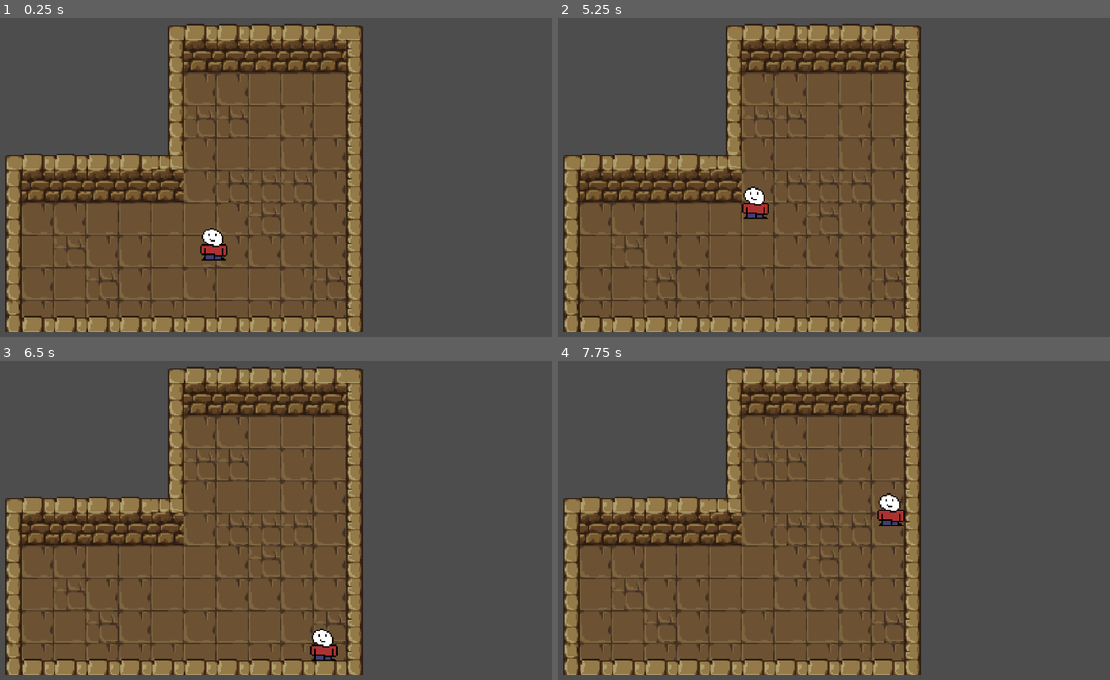
Above: before the commit, frames 1-4 (two rows, left to right).
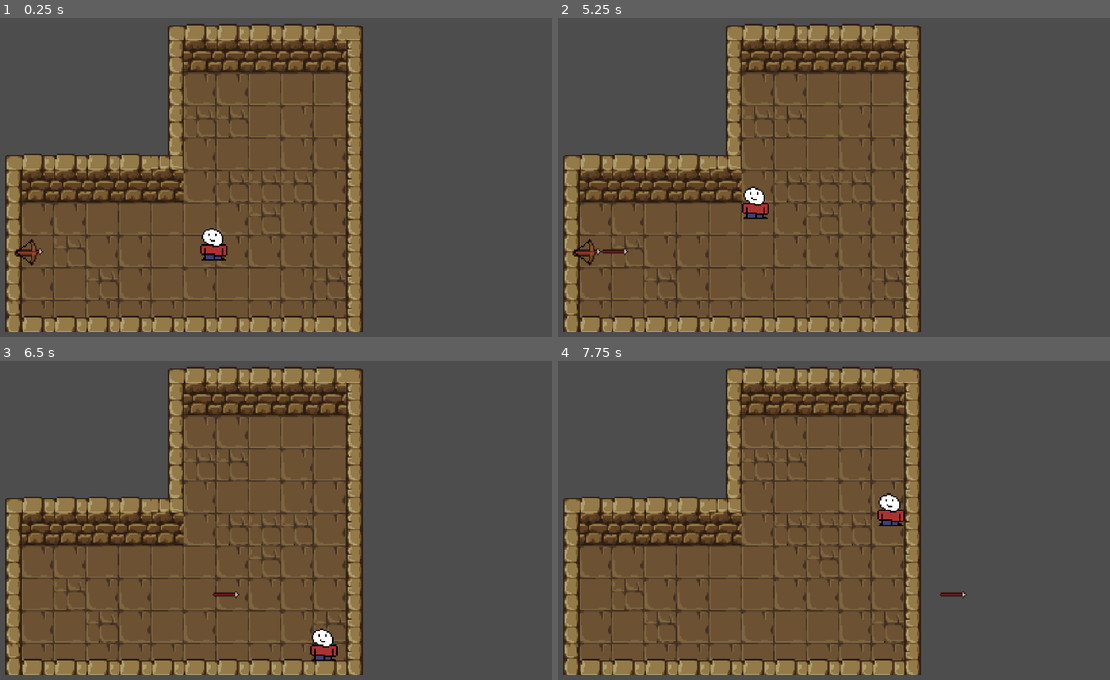
Above: after the commit, the same moments.

Repository: Spunboing/Ancient
Game: Godot game, scene res://ScenesAndScripts/test_scene.tscn
Two runs of this game, one before a commit and one after it. Both use one fixed random seed, a clock stepped at 60 frames per second and the inputs below. The project has no main scene, so this scene is started directly.
Inputs:
- Up to frame 1 (0.25 s): no input
- Up to frame 2 (5.25 s): tap Enter at 0.5, 2.75 s; hold D (move_right) 0.53-1.28 s; hold S (move_down) 1.28-2.03 s; tap Space at 2, 5 s; hold D (move_right) 2.03-2.78 s; hold W (move_up) 2.78-3.53 s; hold A (move_left) 3.53-5.03 s; hold S (move_down) from 5.03 s (still down)
- Up to frame 3 (6.5 s): release S (move_down) at 5.78 s; hold D (move_right) from 5.78 s (still down)
- Up to frame 4 (7.75 s): release D (move_right) at 6.53 s; hold W (move_up) 6.53-7.28 s; hold D (move_right) from 7.28 s (still down)

The runs differ from the first frame. In frame 1, 0.1% of the frame differs, in the area x 2-8%, y 69-78%; in frame 2, 0.2%, in the area x 2-13%, y 69-78%; in frame 3, less than 0.1%; in frame 4, less than 0.1%.

Commit message:
crossbow and gamemanager work

Diff:
--- /dev/null
+++ b/ScenesAndScripts/arrow.gd
@@ -0,0 +1,15 @@
+extends Sprite2D
+
+
+
+
+@export var speed: float
+
+func _physics_process(delta):
+	position += Vector2.RIGHT.rotated(rotation) * speed * delta
+
+
+func _on_area_2d_body_entered(body):
+	if body.is_in_group("player"):
+		print("hit player")
+		queue_free()
--- /dev/null
+++ b/ScenesAndScripts/arrow.tscn
@@ -0,0 +1,20 @@
+[gd_scene load_steps=4 format=3 uid="uid://bcbyi1b7ndno"]
+
+[ext_resource type="Texture2D" uid="uid://feuogllsna5w" path="res://Art/arrow.png" id="1_06pga"]
+[ext_resource type="Script" path="res://ScenesAndScripts/arrow.gd" id="2_xas3u"]
+
+[sub_resource type="RectangleShape2D" id="RectangleShape2D_meckl"]
+size = Vector2(15, 3)
+
+[node name="Arrow" type="Sprite2D"]
+texture = ExtResource("1_06pga")
+script = ExtResource("2_xas3u")
+speed = 100.0
+
+[node name="Area2D" type="Area2D" parent="."]
+
+[node name="CollisionShape2D" type="CollisionShape2D" parent="Area2D"]
+position = Vector2(0.5, -0.5)
+shape = SubResource("RectangleShape2D_meckl")
+
+[connection signal="body_entered" from="Area2D" to="." method="_on_area_2d_body_entered"]
--- /dev/null
+++ b/ScenesAndScripts/crossBowTestScene.tscn
@@ -0,0 +1,18 @@
+[gd_scene load_steps=3 format=3 uid="uid://b8varvqyx1vq1"]
+
+[ext_resource type="Script" path="res://ScenesAndScripts/game_manager.gd" id="1_2uhpc"]
+[ext_resource type="PackedScene" uid="uid://c66mnjkmm4kun" path="res://ScenesAndScripts/crossbow.tscn" id="2_dlpvs"]
+
+[node name="CrossBowTestScene" type="Node2D"]
+
+[node name="gameManager" type="Node2D" parent="." node_paths=PackedStringArray("phase1")]
+script = ExtResource("1_2uhpc")
+phase1 = [NodePath("../crossbow")]
+
+[node name="Timer" type="Timer" parent="gameManager"]
+wait_time = 10.0
+
+[node name="crossbow" parent="." instance=ExtResource("2_dlpvs")]
+position = Vector2(88, 54)
+
+[connection signal="timeout" from="gameManager/Timer" to="gameManager" method="_on_timer_timeout"]
--- /dev/null
+++ b/ScenesAndScripts/crossbow.gd
@@ -0,0 +1,37 @@
+extends Sprite2D
+
+@export var enabled = false
+var arrowPrefab:= preload("res://ScenesAndScripts/arrow.tscn")
+
+
+#can be unloaded, loading, loaded
+var loadState: String = "unloaded"
+var startLoadTime = 0
+
+#called by game manager to enable device/enemy
+func enable():
+	print("enabling crossbow")
+	visible = true
+	enabled = true
+	loadState = "unloaded"
+
+func disable():
+	print("disabling crossbow")
+	visible = false
+	enabled = false
+
+func _process(delta):
+	if enabled == true:
+		if loadState == "unloaded":
+			startLoadTime = Time.get_ticks_msec()
+			loadState = "loading"
+		elif loadState == "loading":
+			if Time.get_ticks_msec() - startLoadTime >= 2000:
+				loadState = "loaded"
+		elif loadState == "loaded":
+			print("fire")
+			var arrow = arrowPrefab.instantiate()
+			get_tree().current_scene.add_child(arrow)
+			arrow.global_position = global_position
+			arrow.rotation = rotation
+			loadState = "unloaded"
--- /dev/null
+++ b/ScenesAndScripts/crossbow.tscn
@@ -0,0 +1,9 @@
+[gd_scene load_steps=3 format=3 uid="uid://c66mnjkmm4kun"]
+
+[ext_resource type="Texture2D" uid="uid://b2rbcltlcuhu5" path="res://Art/crossbow_loaded.png" id="1_2sog7"]
+[ext_resource type="Script" path="res://ScenesAndScripts/crossbow.gd" id="2_b2dqe"]
+
+[node name="crossbow" type="Sprite2D"]
+visible = false
+texture = ExtResource("1_2sog7")
+script = ExtResource("2_b2dqe")
--- /dev/null
+++ b/ScenesAndScripts/game_manager.gd
@@ -0,0 +1,20 @@
+extends Node2D
+
+@onready var timer: Timer = $Timer
+
+@export var phase1: Array[Node2D]
+
+func _ready():
+	timer.start()
+
+
+
+
+func _on_timer_timeout():
+	for device in phase1:
+		if device.enabled == false:
+			device.enable()
+		elif device.enabled == true:
+			device.disable()
+		else:
+			printerr("could not determine device state")
--- a/ScenesAndScripts/test_scene.tscn
+++ b/ScenesAndScripts/test_scene.tscn
@@ -1,8 +1,10 @@
-[gd_scene load_steps=7 format=3 uid="uid://dhth6bx0re63t"]
+[gd_scene load_steps=9 format=3 uid="uid://dhth6bx0re63t"]
 
 [ext_resource type="Texture2D" uid="uid://b003uy38i83rs" path="res://Art/Tilset/[Free-Ver.]Tiles.png" id="1_ffevd"]
 [ext_resource type="Texture2D" uid="uid://45f3tskep7qd" path="res://Art/Tilset/[Free-Ver.]Props.png" id="2_f2wak"]
 [ext_resource type="PackedScene" uid="uid://dmtt4aob84w22" path="res://ScenesAndScripts/player.tscn" id="3_4jyg6"]
+[ext_resource type="PackedScene" uid="uid://c66mnjkmm4kun" path="res://ScenesAndScripts/crossbow.tscn" id="4_c1f15"]
+[ext_resource type="Script" path="res://ScenesAndScripts/game_manager.gd" id="5_cj53m"]
 
 [sub_resource type="TileSetAtlasSource" id="TileSetAtlasSource_5wudx"]
 texture = ExtResource("1_ffevd")
@@ -188,3 +190,16 @@
 [node name="Camera2D" type="Camera2D" parent="."]
 position = Vector2(70, -9)
 zoom = Vector2(2.305, 2.305)
+
+[node name="crossbow" parent="." instance=ExtResource("4_c1f15")]
+visible = true
+position = Vector2(-67, 37)
+
+[node name="gameManager" type="Node2D" parent="." node_paths=PackedStringArray("phase1")]
+script = ExtResource("5_cj53m")
+phase1 = [NodePath("../crossbow")]
+
+[node name="Timer" type="Timer" parent="gameManager"]
+wait_time = 3.0
+
+[connection signal="timeout" from="gameManager/Timer" to="gameManager" method="_on_timer_timeout"]
Binary file added: Art/Tilset/character.ase
Binary file added: Art/Tilset/propPallete.ase
Binary file added: Art/arrow.png
Not shown, added: Art/arrow.png.import
Binary file added: Art/crossbow_loaded.png
Not shown, added: Art/crossbow_loaded.png.import
